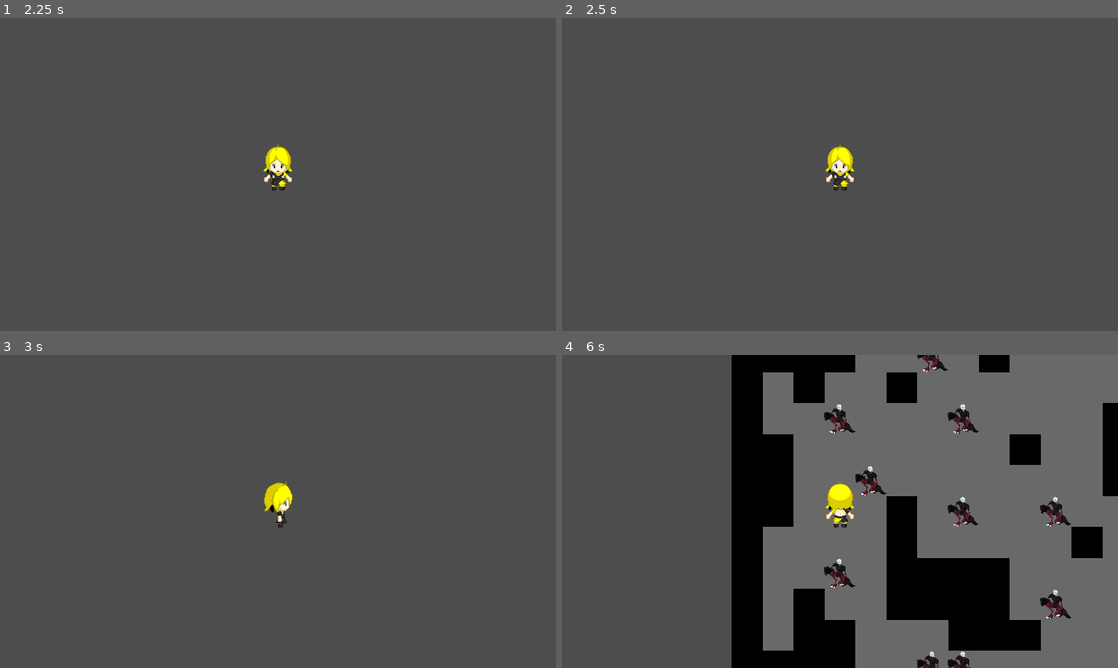
Above: before the commit, frames 1-4 (two rows, left to right).
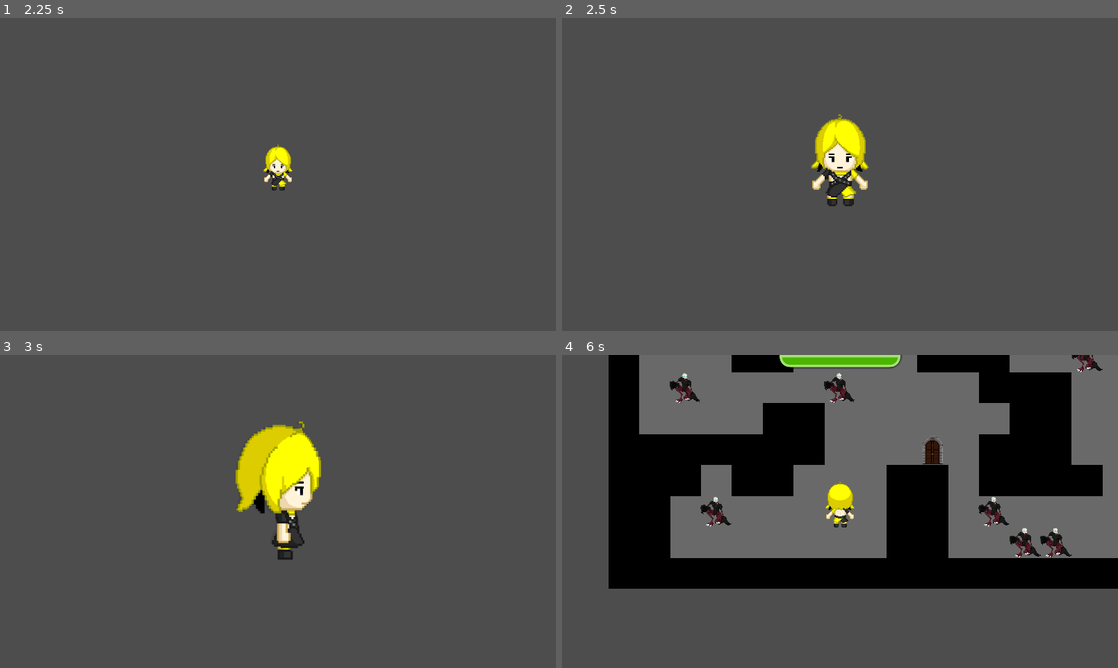
Above: after the commit, the same moments.

Repository: Where-is-my-input/Azenx-Tower
Game: Godot game, scene res://code/main.tscn
Same seed, same stepped clock (60 frames per second), same inputs: the game is played once before the commit and once after it.
Inputs:
- Up to frame 1 (2.25 s): click "Player" at 0.5 s; tap Enter at 1.25 s; hold D (right) 1.28-2.03 s; hold 2 (doorCoordinates, bound only after the commit) 1.28-2.03 s; tap 1 (godMode, bound only after the commit) at 1.55, 2.1 s; hold S (down) from 2.03 s (still down)
- Up to frame 2 (2.5 s): keep holding S (down); tap = (zoomIn, bound only after the commit) at 2.3 s
- Up to frame 3 (3 s): release S (down) at 2.78 s; hold D (right) from 2.78 s (still down); hold = (zoomIn, bound only after the commit) from 2.78 s (still down)
- Up to frame 4 (6 s): tap - (zoomOut, bound only after the commit) at 3.05, 3.6 s; release D (right) at 3.53 s; release = (zoomIn, bound only after the commit) at 3.53 s; hold W (up) 3.53-4.28 s; tap 2 (doorCoordinates, bound only after the commit) at 3.8 s; hold Z (attack) 4.28-5.03 s; hold A (left) 4.28-5.75 s; tap 1 (godMode, bound only after the commit) at 4.55 s; tap P (pause) at 4.9 s; tap N (frameAdvance) at 5.1 s; tap = (zoomIn, bound only after the commit) at 5.3 s; tap Escape (reset) at 5.65 s; click "Debug" at 5.75 s

Frame 1 is identical in both runs. In frame 2, 1.9% of the frame differs, in the area x 44-56%, y 30-61%; in frame 3, 4.0%; in frame 4, 57%, in the area x 8-100%, y 0-100%.

Commit message:
A bunch of stuff

Diff:
--- /dev/null
+++ b/code/HUD/in_game_hud.gd
@@ -0,0 +1,18 @@
+extends Control
+@onready var progress_bar: ProgressBar = $CanvasLayer/topHUD/ProgressBar
+@onready var door_coordinates: Label = $CanvasLayer/topHUD/doorCoordinates
+
+func _ready() -> void:
+	Global.connect("updateHUD", update)
+	Global.connect("setDoorCoordinates", setDoorCoordinates)
+	door_coordinates.visible = false
+
+func update(player):
+	progress_bar.value = player.hp
+
+func setDoorCoordinates(v):
+	door_coordinates.text = str(v)
+
+func _input(event: InputEvent) -> void:
+	if event.is_action_pressed("doorCoordinates"):
+		door_coordinates.visible = !door_coordinates.visible
--- /dev/null
+++ b/code/HUD/in_game_hud.tscn
@@ -0,0 +1,55 @@
+[gd_scene load_steps=4 format=3 uid="uid://cfofqdy6jgjoe"]
+
+[ext_resource type="Script" path="res://code/HUD/in_game_hud.gd" id="1_s7na8"]
+
+[sub_resource type="StyleBoxFlat" id="StyleBoxFlat_nyr2i"]
+bg_color = Color(0.699036, 0, 0.0151044, 1)
+border_width_left = 2
+border_width_top = 2
+border_width_right = 2
+border_width_bottom = 2
+border_color = Color(0.901322, 0.80811, 0, 1)
+corner_radius_bottom_right = 25
+corner_radius_bottom_left = 25
+shadow_size = 5
+
+[sub_resource type="StyleBoxFlat" id="StyleBoxFlat_suuvh"]
+bg_color = Color(0.297821, 0.70897, 5.77569e-07, 1)
+border_width_left = 5
+border_width_top = 5
+border_width_right = 5
+border_width_bottom = 5
+border_color = Color(0.628949, 0.887534, 0.457218, 1)
+corner_radius_bottom_right = 25
+corner_radius_bottom_left = 25
+
+[node name="in_game_HUD" type="Control"]
+layout_mode = 3
+anchors_preset = 15
+anchor_right = 1.0
+anchor_bottom = 1.0
+grow_horizontal = 2
+grow_vertical = 2
+script = ExtResource("1_s7na8")
+
+[node name="CanvasLayer" type="CanvasLayer" parent="."]
+
+[node name="topHUD" type="HBoxContainer" parent="CanvasLayer"]
+anchors_preset = 10
+anchor_right = 1.0
+offset_bottom = 25.0
+grow_horizontal = 2
+alignment = 1
+
+[node name="ProgressBar" type="ProgressBar" parent="CanvasLayer/topHUD"]
+custom_minimum_size = Vector2(250, 25)
+layout_mode = 2
+theme_override_styles/background = SubResource("StyleBoxFlat_nyr2i")
+theme_override_styles/fill = SubResource("StyleBoxFlat_suuvh")
+value = 50.0
+show_percentage = false
+
+[node name="doorCoordinates" type="Label" parent="CanvasLayer/topHUD"]
+layout_mode = 2
+theme_override_font_sizes/font_size = 50
+text = "Door:"
--- a/code/debug/debug.gd
+++ b/code/debug/debug.gd
@@ -10,20 +10,38 @@
 var spawnFailSafePos
 var turn = 0
 
+var playerSpawnPos
+
 func _ready() -> void:
 	Global.connect("spawnPlayer", playerSpawn)
 	Global.connect("spawnEnemy", spawnEnemy)
 	Global.connect("spawnExit", spawnExit)
-	Global.connect("floorGenerated", forceSpawn)
+	#Global.connect("floorGenerated", forceSpawn)
 	Global.connect("nextTurn", nextTurn)
+	Global.connect("floorGenerated", floorGenerated)
 	tile.generate()
+	#get_tree().paused = true
+
+func floorGenerated():
+	if playerSpawnPos == null && spawnFailSafePos == null: spawnFailSafePos = (Vector2(0,0) * Vector2(64, 64)) + Vector2(32, 32)
+	Global.player.get_child(0).global_position = playerSpawnPos if playerSpawnPos != null else spawnFailSafePos
+	print(Global.player.get_child(0).global_position)
+	Global.player.enterFloor()
+	add_child(Global.player)
+	forceSpawn()
 
 func playerSpawn(pos, forceSpawn = false):
 	spawnFailSafePos = pos
 	var rand = randf_range(0, 1)
 	if (playerSpawned || rand > 0.1) && !forceSpawn: return
-	spawn(PLAYER, pos)
-	print(pos)
+	#if Global.player == null && false:
+		#spawn(PLAYER, pos)
+	#else:
+	#Global.player.enterFloor((Vector2(pos) * Vector2(64, 64)) + Vector2(32, 32))
+	#Global.player.get_child(0).global_position = (Vector2(pos) * Vector2(64, 64)) + Vector2(32, 32)
+	playerSpawnPos = (Vector2(pos) * Vector2(64, 64)) + Vector2(32, 32)
+	#Global.player.enterFloor()
+	#add_child(Global.player)
 	playerSpawned = true
 
 func spawnEnemy(pos):
@@ -34,10 +52,11 @@
 	var rand = randf_range(0, 1)
 	if (exitSpawned || rand > 0.1) && !forceSpawn: return
 	exitSpawned = true
-	print(pos)
+	Global.setDoorCoordinates.emit(pos)
 	spawn(FLOOR_EXIT, pos)
 
 func spawn(node, pos):
+	if pos == null: pos = Vector2(0,0)
 	var spawnedNode = node.instantiate()
 	spawnedNode.global_position = (Vector2(pos) * Vector2(64, 64)) + Vector2(32, 32)
 	add_child(spawnedNode)
--- a/code/debug/debug.tscn
+++ b/code/debug/debug.tscn
@@ -1,6 +1,7 @@
-[gd_scene load_steps=4 format=3 uid="uid://cgy72sd76ausa"]
+[gd_scene load_steps=5 format=3 uid="uid://cgy72sd76ausa"]
 
 [ext_resource type="Script" path="res://code/debug/debug.gd" id="1_4u1ay"]
+[ext_resource type="PackedScene" uid="uid://cfofqdy6jgjoe" path="res://code/HUD/in_game_hud.tscn" id="4_ece4y"]
 [ext_resource type="PackedScene" uid="uid://cas8oe8haj7rt" path="res://code/tile_set/autotile.tscn" id="4_rcvlu"]
 [ext_resource type="PackedScene" uid="uid://b0jo7arpgo78g" path="res://code/system/debugger.tscn" id="4_tuleo"]
 
@@ -12,3 +13,5 @@
 [node name="autotile" parent="." instance=ExtResource("4_rcvlu")]
 
 [node name="debugger" parent="." instance=ExtResource("4_tuleo")]
+
+[node name="in_game_HUD" parent="." instance=ExtResource("4_ece4y")]
--- a/code/enemy/cb_enemy.gd
+++ b/code/enemy/cb_enemy.gd
@@ -1,6 +1,8 @@
 extends CharacterBody2D
 
 const SPEED = 64
+@onready var animation_player: AnimationPlayer = $"../AnimationPlayer"
+@onready var spr_enemy: Sprite2D = $sprEnemy
 
 @export var hp = 25
 @export var atk = 1
@@ -16,6 +18,7 @@
 	Global.connect("nextTurn", playTurn)
 	pos = global_position
 	previousPosition = global_position
+	spr_enemy.visible = true
 
 func playTurn():
 	await get_tree().create_timer(0.07).timeout
@@ -46,6 +49,7 @@
 
 func getHit(damage = 1):
 	hp -= damage
+	animation_player.play("getHit")
 	if hp <= 0:
 		queue_free()
 
--- a/code/enemy/enemy.tscn
+++ b/code/enemy/enemy.tscn
@@ -1,13 +1,76 @@
-[gd_scene load_steps=5 format=3 uid="uid://c3wkbrky7csoc"]
+[gd_scene load_steps=9 format=3 uid="uid://c3wkbrky7csoc"]
 
 [ext_resource type="Script" path="res://code/enemy/cb_enemy.gd" id="1_bw6ft"]
 [ext_resource type="Texture2D" uid="uid://cc73t3q5m0rnq" path="res://assets/sprites/mobs/chupa_cu.png" id="1_uk7ib"]
+[ext_resource type="Texture2D" uid="uid://bshnfbnvdeny2" path="res://assets/sprites/slash.png" id="3_1yt8w"]
 
 [sub_resource type="RectangleShape2D" id="RectangleShape2D_8b82y"]
 size = Vector2(62, 62)
 
 [sub_resource type="RectangleShape2D" id="RectangleShape2D_n75v2"]
 size = Vector2(96, 96)
+
+[sub_resource type="Animation" id="Animation_birvk"]
+resource_name = "getHit"
+length = 0.250002
+step = 0.0166667
+tracks/0/type = "value"
+tracks/0/imported = false
+tracks/0/enabled = true
+tracks/0/path = NodePath("cbEnemy/sprHit:visible")
+tracks/0/interp = 1
+tracks/0/loop_wrap = true
+tracks/0/keys = {
+"times": PackedFloat32Array(0, 0.25),
+"transitions": PackedFloat32Array(1, 1),
+"update": 1,
+"values": [true, false]
+}
+tracks/1/type = "value"
+tracks/1/imported = false
+tracks/1/enabled = true
+tracks/1/path = NodePath("cbEnemy/sprEnemy:visible")
+tracks/1/interp = 1
+tracks/1/loop_wrap = true
+tracks/1/keys = {
+"times": PackedFloat32Array(0, 0.05, 0.0833333, 0.133333, 0.166667, 0.25),
+"transitions": PackedFloat32Array(1, 1, 1, 1, 1, 1),
+"update": 1,
+"values": [false, true, false, true, false, true]
+}
+
+[sub_resource type="Animation" id="Animation_eewp8"]
+length = 0.001
+tracks/0/type = "value"
+tracks/0/imported = false
+tracks/0/enabled = true
+tracks/0/path = NodePath("cbEnemy/sprHit:visible")
+tracks/0/interp = 1
+tracks/0/loop_wrap = true
+tracks/0/keys = {
+"times": PackedFloat32Array(0),
+"transitions": PackedFloat32Array(1),
+"update": 1,
+"values": [false]
+}
+tracks/1/type = "value"
+tracks/1/imported = false
+tracks/1/enabled = true
+tracks/1/path = NodePath("cbEnemy/sprEnemy:visible")
+tracks/1/interp = 1
+tracks/1/loop_wrap = true
+tracks/1/keys = {
+"times": PackedFloat32Array(0),
+"transitions": PackedFloat32Array(1),
+"update": 1,
+"values": [false]
+}
+
+[sub_resource type="AnimationLibrary" id="AnimationLibrary_4764v"]
+_data = {
+"RESET": SubResource("Animation_eewp8"),
+"getHit": SubResource("Animation_birvk")
+}
 
 [node name="enemy" type="Node2D"]
 
@@ -18,7 +81,8 @@
 shape = SubResource("RectangleShape2D_8b82y")
 debug_color = Color(6.73831e-07, 0.643642, 0.296235, 0.42)
 
-[node name="Sprite2D" type="Sprite2D" parent="cbEnemy"]
+[node name="sprEnemy" type="Sprite2D" parent="cbEnemy"]
+visible = false
 scale = Vector2(0.0320481, 0.0320481)
 texture = ExtResource("1_uk7ib")
 
@@ -27,5 +91,15 @@
 [node name="CollisionShape2D" type="CollisionShape2D" parent="cbEnemy/detection"]
 shape = SubResource("RectangleShape2D_n75v2")
 
+[node name="sprHit" type="Sprite2D" parent="cbEnemy"]
+visible = false
+scale = Vector2(0.186944, 0.186944)
+texture = ExtResource("3_1yt8w")
+
+[node name="AnimationPlayer" type="AnimationPlayer" parent="."]
+libraries = {
+"": SubResource("AnimationLibrary_4764v")
+}
+
 [connection signal="body_entered" from="cbEnemy/detection" to="cbEnemy" method="_on_detection_body_entered"]
 [connection signal="body_exited" from="cbEnemy/detection" to="cbEnemy" method="_on_detection_body_exited"]
--- /dev/null
+++ b/code/player/camera_2d.gd
@@ -0,0 +1,10 @@
+extends Camera2D
+
+func _input(event: InputEvent) -> void:
+	if event.is_action_pressed("zoomIn"):
+		zoom += Vector2(1,1)
+	if event.is_action_pressed("zoomOut"):
+		if zoom == Vector2(1,1):
+			zoom -= Vector2(0.1,0.1)
+		else:
+			zoom -= Vector2(1,1)
--- a/code/player/cb_2_player.gd
+++ b/code/player/cb_2_player.gd
@@ -1,5 +1,6 @@
 extends CharacterBody2D
 
+@onready var animation_player: AnimationPlayer = $"../AnimationPlayer"
 
 const SPEED = 64.0
 const JUMP_VELOCITY = -400.0
@@ -21,6 +22,7 @@
 	weapon.global_position.x += 64
 	#Global.connect("topdownFinished", finished)
 	pos = global_position
+	Global.updateHUD.emit(self)
 
 func finished(value):
 	#set_script(null)
@@ -40,8 +42,12 @@
 	else:
 		velocity = Vector2(0,0)
 	if move_and_slide():
-		global_position = previousPosition
-		pass
+		if !Global.godMode:
+			#if global_position == previousPosition:
+				#position.x += SPEED * 1
+				#position.y += SPEED * 1
+				#move_and_slide()
+			global_position = previousPosition
 	else:
 		playAnimation(direction)
 		if direction != Vector2(0,0): weapon.global_position = (direction * Vector2(64, 64)) + global_position
@@ -75,6 +81,13 @@
 #func _on_tmr_movement_timeout() -> void:
 	#as_player.stop()
 func getHit(damage = 1):
-	hp -= damage
+	if !Global.godMode: hp -= damage
+	Global.updateHUD.emit(self)
+	animation_player.play("getHit")
 	if hp <= 0:
 		queue_free()
+
+func leaveFloor():
+	get_parent().process_mode = Node.PROCESS_MODE_DISABLED
+	get_parent().get_parent().remove_child(get_parent())
+	Global.player = get_parent()
--- /dev/null
+++ b/code/player/player.gd
@@ -0,0 +1,6 @@
+extends Node2D
+@onready var cb_2_player: CharacterBody2D = $cb2Player
+
+func enterFloor():
+	#cb_2_player.global_position = pos
+	process_mode = Node.PROCESS_MODE_INHERIT
--- a/code/player/player.tscn
+++ b/code/player/player.tscn
@@ -1,8 +1,11 @@
-[gd_scene load_steps=18 format=3 uid="uid://dpcxciy8f7egt"]
+[gd_scene load_steps=24 format=3 uid="uid://dpcxciy8f7egt"]
 
 [ext_resource type="Script" path="res://code/player/cb_2_player.gd" id="1_2deyc"]
+[ext_resource type="Script" path="res://code/player/player.gd" id="1_311vf"]
 [ext_resource type="PackedScene" uid="uid://cbc48nnocleha" path="res://code/weapon/weapon.tscn" id="3_1aakv"]
 [ext_resource type="Texture2D" uid="uid://wc4yl75k2jap" path="res://assets/sprites/sprite_main2.png" id="3_gmpgg"]
+[ext_resource type="Texture2D" uid="uid://bshnfbnvdeny2" path="res://assets/sprites/slash.png" id="4_08wmr"]
+[ext_resource type="Script" path="res://code/player/camera_2d.gd" id="4_gr1ql"]
 
 [sub_resource type="RectangleShape2D" id="RectangleShape2D_yalc6"]
 size = Vector2(63, 63)
@@ -126,7 +129,70 @@
 "speed": 5.0
 }]
 
+[sub_resource type="Animation" id="Animation_ry3nu"]
+length = 0.001
+tracks/0/type = "value"
+tracks/0/imported = false
+tracks/0/enabled = true
+tracks/0/path = NodePath("cb2Player/sprHit:visible")
+tracks/0/interp = 1
+tracks/0/loop_wrap = true
+tracks/0/keys = {
+"times": PackedFloat32Array(0),
+"transitions": PackedFloat32Array(1),
+"update": 1,
+"values": [false]
+}
+tracks/1/type = "value"
+tracks/1/imported = false
+tracks/1/enabled = true
+tracks/1/path = NodePath("cb2Player/asPlayer:visible")
+tracks/1/interp = 1
+tracks/1/loop_wrap = true
+tracks/1/keys = {
+"times": PackedFloat32Array(0),
+"transitions": PackedFloat32Array(1),
+"update": 1,
+"values": [true]
+}
+
+[sub_resource type="Animation" id="Animation_vuyxd"]
+resource_name = "getHit"
+length = 0.333335
+step = 0.0166667
+tracks/0/type = "value"
+tracks/0/imported = false
+tracks/0/enabled = true
+tracks/0/path = NodePath("cb2Player/sprHit:visible")
+tracks/0/interp = 1
+tracks/0/loop_wrap = true
+tracks/0/keys = {
+"times": PackedFloat32Array(0, 0.0166667, 0.333333),
+"transitions": PackedFloat32Array(1, 1, 1),
+"update": 1,
+"values": [false, true, false]
+}
+tracks/1/type = "value"
+tracks/1/imported = false
+tracks/1/enabled = true
+tracks/1/path = NodePath("cb2Player/asPlayer:visible")
+tracks/1/interp = 1
+tracks/1/loop_wrap = true
+tracks/1/keys = {
+"times": PackedFloat32Array(0, 0.0166667, 0.05, 0.116667, 0.15, 0.2, 0.216667, 0.283333, 0.3),
+"transitions": PackedFloat32Array(1, 1, 1, 1, 1, 1, 1, 1, 1),
+"update": 1,
+"values": [true, false, true, false, true, false, true, false, true]
+}
+
+[sub_resource type="AnimationLibrary" id="AnimationLibrary_dcpmh"]
+_data = {
+"RESET": SubResource("Animation_ry3nu"),
+"getHit": SubResource("Animation_vuyxd")
+}
+
 [node name="player" type="Node2D"]
+script = ExtResource("1_311vf")
 
 [node name="cb2Player" type="CharacterBody2D" parent="." node_paths=PackedStringArray("weapon") groups=["Player"]]
 motion_mode = 1
@@ -144,8 +210,19 @@
 frame_progress = 0.248852
 
 [node name="Camera2D" type="Camera2D" parent="cb2Player"]
+script = ExtResource("4_gr1ql")
 
 [node name="weapon" parent="cb2Player" instance=ExtResource("3_1aakv")]
+
+[node name="sprHit" type="Sprite2D" parent="cb2Player"]
+visible = false
+scale = Vector2(0.0949555, 0.0949555)
+texture = ExtResource("4_08wmr")
 
 [node name="tmrMovement" type="Timer" parent="."]
 one_shot = true
+
+[node name="AnimationPlayer" type="AnimationPlayer" parent="."]
+libraries = {
+"": SubResource("AnimationLibrary_dcpmh")
+}
--- a/code/system/debugger.gd
+++ b/code/system/debugger.gd
@@ -22,3 +22,7 @@
 			get_tree().paused = true
 		nextFrame = true
 		get_tree().paused = false
+
+func _input(event: InputEvent) -> void:
+	if event.is_action_pressed("godMode"):
+		Global.godMode = !Global.godMode
--- a/code/system/global.gd
+++ b/code/system/global.gd
@@ -1,14 +1,32 @@
 extends Node
-
+const PLAYER = preload("res://code/player/player.tscn")
 signal nextTurn
 signal floorGenerated
 signal spawnPlayer
 signal spawnEnemy
 signal spawnExit
+signal setDoorCoordinates
+
+signal updateHUD
+
+var godMode = false
 
 var seed = "ikkisoad"
 var floor = 0
 
+var player = null
+
+func _ready() -> void:
+	instantiatePlayer()
+
 func _input(event: InputEvent) -> void:
 	if event.is_action_pressed("reset"):
+		instantiatePlayer()
 		get_tree().change_scene_to_file("res://code/main.tscn")
+
+func changeFloor():
+	get_tree().change_scene_to_file("res://code/debug/debug.tscn")
+
+func instantiatePlayer():
+	player = PLAYER.instantiate()
+	#add_child(player)
--- a/code/tile_set/autotile.gd
+++ b/code/tile_set/autotile.gd
@@ -1,5 +1,6 @@
 extends Node2D
 @onready var tile_map_layer: TileMapLayer = $TileMapLayer
+@onready var tile_set: Node2D = $tileSet
 
 @export var size = Vector2(50,50)
 @export var noiseOctaves = 1
@@ -23,6 +24,9 @@
 
 func generate():
 	clear()
+	size = Vector2(randi_range(5,50), randi_range(5,50))
+	#size = Vector2(5,5)
+	tile_set.setBorder(size)
 	autoTile(0,0)
 	Global.floorGenerated.emit()
 	#tile_map_layer.tile_map_data.update_dirty_quadrants()
--- /dev/null
+++ b/code/tile_set/tile_set.gd
@@ -0,0 +1,11 @@
+extends Node2D
+@onready var tile_map_layer: TileMapLayer = $TileMapLayer
+
+func setBorder(size):
+	tile_map_layer.clear()
+	for x in size.x + 2:
+		tile_map_layer.set_cell(Vector2i(x - 1,-1), 0, Vector2i(0,0))
+		tile_map_layer.set_cell(Vector2i(x - 1,size.y), 0, Vector2i(0,0))
+	for y in size.y + 1:
+		tile_map_layer.set_cell(Vector2i(-1 , y), 0, Vector2i(0,0))
+		tile_map_layer.set_cell(Vector2i(size.x, y), 0, Vector2i(0,0))
--- a/code/tile_set/tile_set.tscn
+++ b/code/tile_set/tile_set.tscn
@@ -1,6 +1,7 @@
-[gd_scene load_steps=4 format=3 uid="uid://bh2fb1qlrsyii"]
+[gd_scene load_steps=5 format=3 uid="uid://bh2fb1qlrsyii"]
 
 [ext_resource type="Texture2D" uid="uid://fc1xe2musrtl" path="res://assets/tilesets/tileset.png" id="1_6fdlu"]
+[ext_resource type="Script" path="res://code/tile_set/tile_set.gd" id="1_lu7qs"]
 
 [sub_resource type="TileSetAtlasSource" id="TileSetAtlasSource_on1h8"]
 texture = ExtResource("1_6fdlu")
@@ -78,6 +79,7 @@
 sources/0 = SubResource("TileSetAtlasSource_on1h8")
 
 [node name="tileSet" type="Node2D"]
+script = ExtResource("1_lu7qs")
 
 [node name="TileMapLayer" type="TileMapLayer" parent="."]
 tile_set = SubResource("TileSet_sx5t8")
--- a/code/world/floor_exit.gd
+++ b/code/world/floor_exit.gd
@@ -3,6 +3,7 @@
 
 func _on_a_2d_exit_body_entered(body: Node2D) -> void:
 	if body.is_in_group("Player"):
+		body.leaveFloor()
 		print("Exiting floor")
 		Global.floor += 1
-		get_tree().change_scene_to_file("res://code/debug/debug.tscn")
+		Global.changeFloor()
--- a/project.godot
+++ b/project.godot
@@ -75,6 +75,28 @@
 , Object(InputEventKey,"resource_local_to_scene":false,"resource_name":"","device":-1,"window_id":0,"alt_pressed":false …(187 unchanged characters)…
 ]
 }
+godMode={
+"deadzone": 0.5,
+"events": [Object(InputEventKey,"resource_local_to_scene":false,"resource_name":"","device":-1,"window_id":0,"alt_pressed":false,"shift_pressed":false,"ctrl_pressed":false,"meta_pressed":false,"pressed":false,"keycode":0,"physical_keycode":49,"key_label":0,"unicode":49,"location":0,"echo":false,"script":null)
+]
+}
+doorCoordinates={
+"deadzone": 0.5,
+"events": [Object(InputEventKey,"resource_local_to_scene":false,"resource_name":"","device":-1,"window_id":0,"alt_pressed":false,"shift_pressed":false,"ctrl_pressed":false,"meta_pressed":false,"pressed":false,"keycode":0,"physical_keycode":50,"key_label":0,"unicode":50,"location":0,"echo":false,"script":null)
+]
+}
+zoomOut={
+"deadzone": 0.5,
+"events": [Object(InputEventKey,"resource_local_to_scene":false,"resource_name":"","device":-1,"window_id":0,"alt_pressed":false,"shift_pressed":false,"ctrl_pressed":false,"meta_pressed":false,"pressed":false,"keycode":0,"physical_keycode":45,"key_label":0,"unicode":45,"location":0,"echo":false,"script":null)
+, Object(InputEventKey,"resource_local_to_scene":false,"resource_name":"","device":-1,"window_id":0,"alt_pressed":false,"shift_pressed":false,"ctrl_pressed":false,"meta_pressed":false,"pressed":false,"keycode":0,"physical_keycode":4194435,"key_label":0,"unicode":45,"location":0,"echo":false,"script":null)
+]
+}
+zoomIn={
+"deadzone": 0.5,
+"events": [Object(InputEventKey,"resource_local_to_scene":false,"resource_name":"","device":-1,"window_id":0,"alt_pressed":false,"shift_pressed":false,"ctrl_pressed":false,"meta_pressed":false,"pressed":false,"keycode":0,"physical_keycode":4194437,"key_label":0,"unicode":43,"location":0,"echo":false,"script":null)
+, Object(InputEventKey,"resource_local_to_scene":false,"resource_name":"","device":-1,"window_id":0,"alt_pressed":false,"shift_pressed":false,"ctrl_pressed":false,"meta_pressed":false,"pressed":false,"keycode":0,"physical_keycode":61,"key_label":0,"unicode":61,"location":0,"echo":false,"script":null)
+]
+}
 
 [rendering]
 
Binary file added: assets/sprites/slash.png
Not shown, added: assets/sprites/slash.png.import
Not shown, added: export_presets.cfg
